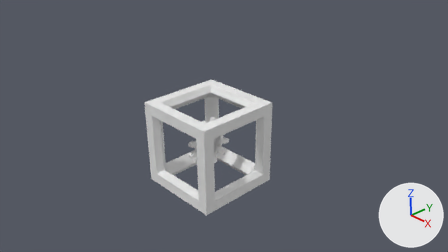
The Blender file Resources/Automatron.blend as it was, and as the next commit left it.
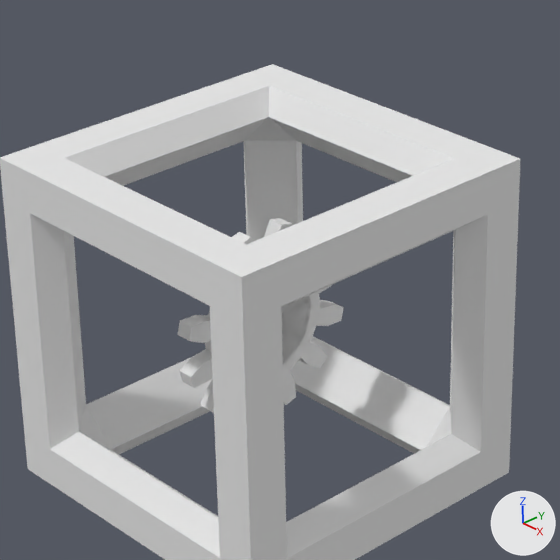
Each version is shown from the file's camera 'Camera', then close up on the part from 32% to 63% of the width and 25% to 80% of the height. Every picture has the same lights, and +X, +Y and +Z are marked at lower right.

Script lines for the objects in view, before the commit:
```python
me_cube = bpy.data.meshes.new('Cube')
me_cube.from_pydata(...)  # 380 vertices, 392 faces; spans x -1.0..1.0, y -1.0..1.0, z -1.0..1.0
me_cube.materials.append(mat_material)  # white #e7e7e7
# before: 181 (0.75, 1.0, -0.75), 325 (0.65, 0.86, -0.65) at pixel (449, 406), 344 (0.86, 0.65, -0.65) at pixel (451, 433), 358 (0.65, 0.65, -0.86)
me_gear = bpy.data.meshes.new('Gear')
me_gear.from_pydata(...)  # 336 vertices, 288 faces; spans x -0.579..0.579, y -0.579..0.579, z -0.05..0.05
ob_cube = bpy.data.objects.new('Cube', me_cube)
ob_cube.location = (0.0, 0.0, 0.0)
ob_gear = bpy.data.objects.new('Gear', me_gear)
ob_gear.location = (0.0, 0.0, 0.0)
ob_gear.rotation_euler = (0.0, 1.571, 0.0)  # degrees (0, 90, 0)
```
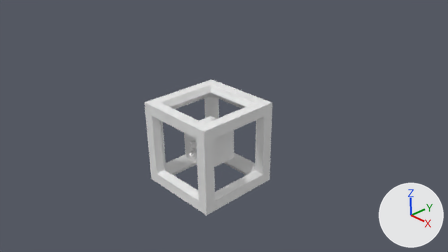
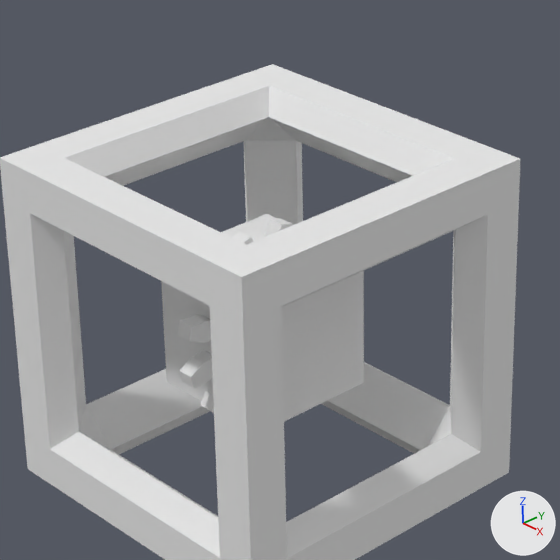
Scene script edits in JSON lines:
```json
{"block": "me_cube", "where": "me_cube.from_pydata(...)  # 380 vertices, 392 faces; spans x -1.0..1.0, y -1.0..1.0, z -1.0..1.0"}
{"block": "me_cube", "where": "# used by ob_cube; location = (0.0, 0.0, 0.0)"}
{"block": "me_cube", "where": "# verts and faces of me_cube; kept vertices keep their numbers, new ones are numbered from 380"}
{"block": "me_cube", "change": "me_cube part 1: a new loose piece, a box spanning x -0.4..0.4, y -0.4..0.4, z -0.4..0.4, in mat_material (white #e7e7e7)"}
{"block": "me_cube", "change": "me_cube part 2"}
{"op": "add", "block": "me_cube", "code": "delete_faces([(181, 325, 358, 344)])"}
{"op": "add", "block": "me_cube", "code": "faces += [(325, 358, 344)]"}
```

Boxes (x1, y1, x2, y2) around the edits, measured in the close-ups (560 x 560 px; the box of a moved part takes in the faces that stretch with it):
```json
{"part": 1, "of": "me_cube", "change": "added", "after": [161, 214, 364, 422]}
{"part": 2, "of": "me_cube", "change": "moved or reshaped", "before": [427, 407, 451, 447], "after": [427, 407, 451, 447]}
{"object": "Gear", "change": "unchanged, covered by the edit", "before": [178, 218, 344, 413], "after": [178, 218, 293, 413]}
```
